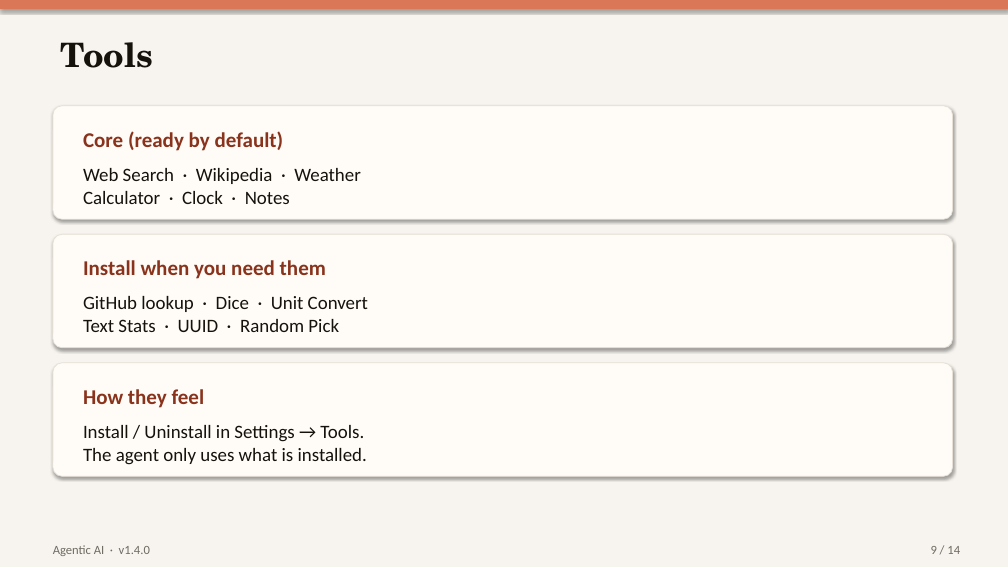
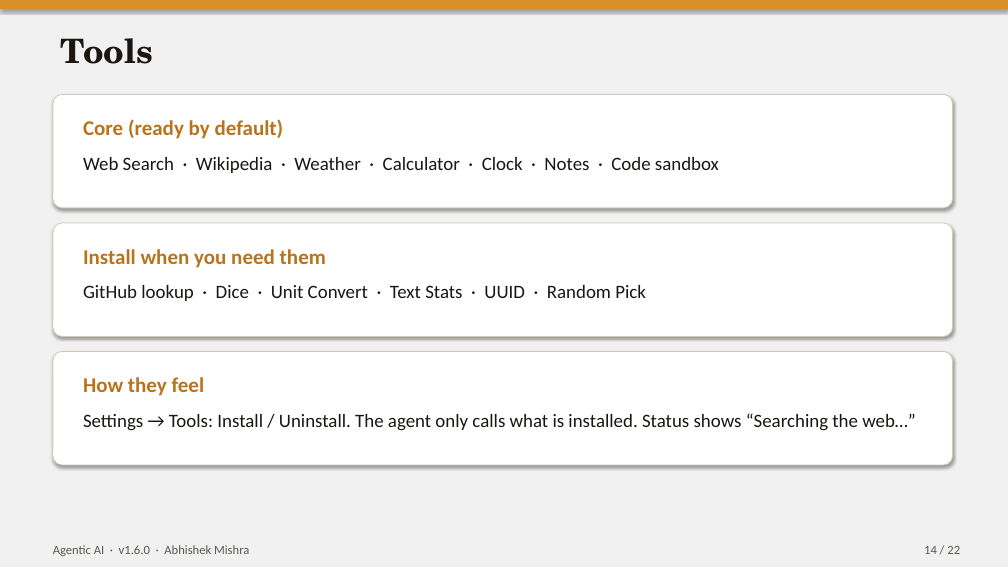
Before and after one commit to KRMANISH489/agentic-ai, a slide deck: slide 14 of Agentic_AI_Presentation.pptx (slide 9 before the commit). Drawn at 1008x567 pixels with LibreOffice and Linux fonts; fonts in the diff are those of the drawing. Boxes give left, top, right and bottom in pixels: in the first picture for what was removed or moved away, otherwise in the second. Text is boxed around its words. In the diff, an @@ line names an element or a change of style, - is before the commit and + after.

```diff
--- a/Agentic_AI_Presentation.pptx
+++ b/Agentic_AI_Presentation.pptx
@@ rectangle at (x1=0, y1=0, x2=1008, y2=567): fill #F7F4EF to #F1F1F1 @@
@@ rectangle at (x1=0, y1=0, x2=1008, y2=9): fill #D97757 to #DB8F2A @@
@@ text "Tools" at (x1=60, y1=38, x2=153, y2=64): text colour #14120B to #1A1612 @@
@@ text at (x1=83, y1=157, x2=719, y2=173): text changed; text colour #14120B to #1A1612 @@
-Web Search · Wikipedia · Weather
-Calculator · Clock · Notes
+Web Search · Wikipedia · Weather · Calculator · Clock · Notes · Code sandbox
@@ text colour #8A331C to #B8741C in 3 elements at (x1=83, y1=377, x2=205, y2=396), (x1=83, y1=119, x2=284, y2=139), (x1=83, y1=249, x2=326, y2=268) @@
@@ text at (x1=83, y1=285, x2=646, y2=301): text changed; text colour #14120B to #1A1612 @@
-GitHub lookup · Dice · Unit Convert
-Text Stats · UUID · Random Pick
+GitHub lookup · Dice · Unit Convert · Text Stats · UUID · Random Pick
@@ 3 texts, 3 rounded rectangles moved together from (x1=53, y1=106, x2=953, y2=476) to (x1=53, y1=95, x2=953, y2=465) @@
@@ fill #FFFCF8 to #FFFFFF; outline #E6E0D6 0.75 pt to #D4C8B8 0.75 pt in 3 elements at (x1=53, y1=95, x2=953, y2=208), (x1=53, y1=223, x2=953, y2=337), (x1=53, y1=352, x2=953, y2=465) @@
@@ text at (x1=83, y1=413, x2=916, y2=431): text changed; text colour #14120B to #1A1612 @@
-Install / Uninstall in Settings → Tools.
-The agent only uses what is installed.
+Settings → Tools: Install / Uninstall. The agent only calls what is installed. Status shows “Searching the web…”
@@ text at (x1=53, y1=545, x2=249, y2=556): text changed; text colour #6F6B63 to #5E574E @@
-Agentic AI · v1.4.0
+Agentic AI · v1.6.0 · Abhishek Mishra
@@ text at (x1=924, y1=546, x2=960, y2=554): text changed; text colour #6F6B63 to #5E574E @@
-9 / 14
+14 / 22
```
Also in this commit, not shown: 10 other slides changed, 11 slides added, 3 slides removed, 27 other files.
